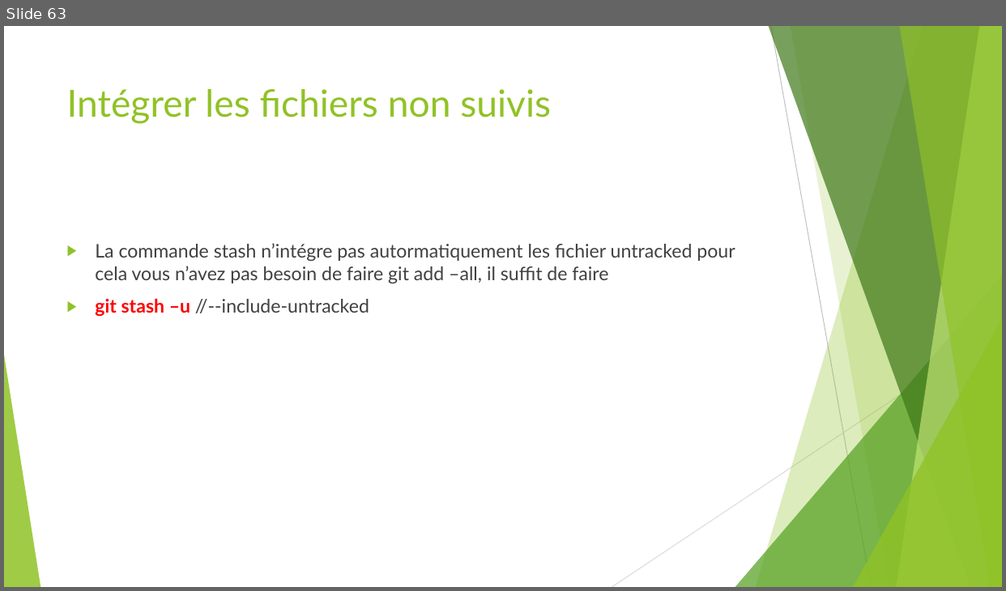
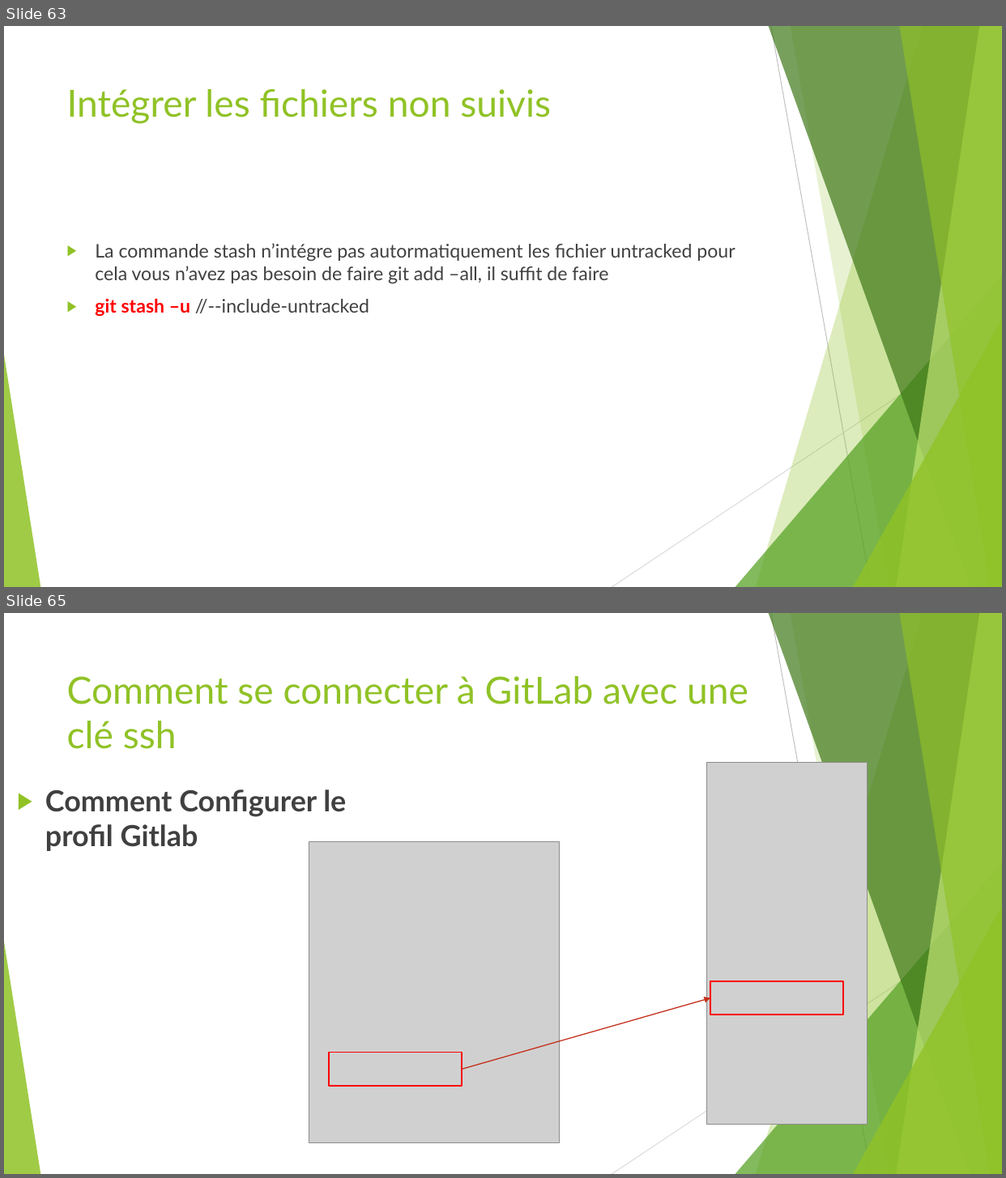
Before and after one commit to ousrah/DEV201, a slide deck: git/Formation Git.pptx. Shown one above the other, each under a label of ours: slide 63 before the commit, slides 63 and 65 after it; the slides between them are not shown. The pictures are 1006x591 and 1006x1178 pixels, drawn with LibreOffice and Linux fonts; fonts in the diff are those of the drawing; grey boxes stand for pictures. Boxes give left, top, right and bottom in pixels: in the first picture for what was removed or moved away, otherwise in the second. Text is boxed around its words. In the diff, an @@ line names an element or a change of style, - is before the commit and + after.

Commit message:
gitlab ssh

```diff
--- a/git/Formation Git.pptx
+++ b/git/Formation Git.pptx
@@ slide 65 added at (4, 613, 1002, 1174), background #FFFFFF; not listed: 10 template elements that a slide beside it also shows @@
@@ title added at (67, 676, 748, 749), 36 pt, text #90C226 @@
+Comment se connecter à GitLab avec une clé ssh
@@ picture added at (707, 762, 867, 1124) @@
@@ text added at (45, 790, 346, 851), 28 pt, text #404040, bold @@
+▶ Comment Configurer le profil Gitlab
@@ picture added at (309, 842, 559, 1143) @@
@@ arrow added from (462, 1070) to (710, 999), #C42F1A 1 pt @@
@@ rectangle added at (710, 982, 843, 1015), outline #FF0000 1.5 pt @@
@@ rectangle added at (329, 1053, 462, 1086), outline #FF0000 1.5 pt @@
```
Also in this commit, not shown: 1 slide changed, 3 other slides added.
